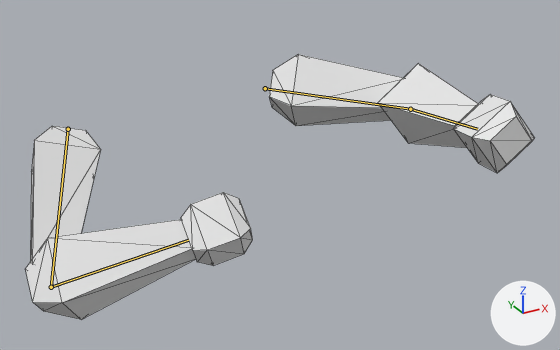
One commit to the glTF model TopDownGameARMS_MODEL_finished._updated3.glb: the scene before it, then after it.
Rendered twice from a 50 mm camera at (-10.37, -27.41, 8.05) aimed at (1.29, -6.21, -2.55). The axes (+X, +Y, +Z) are drawn at lower right. The lights are the same throughout. The older version comes first. Both versions are drawn at frame 7 of the action 'Power_attack_release_L'; the numbers are the values there. The bones that change, and the others that lie on the model, are drawn over the model as lines. Mesh edges are drawn as thin lines.
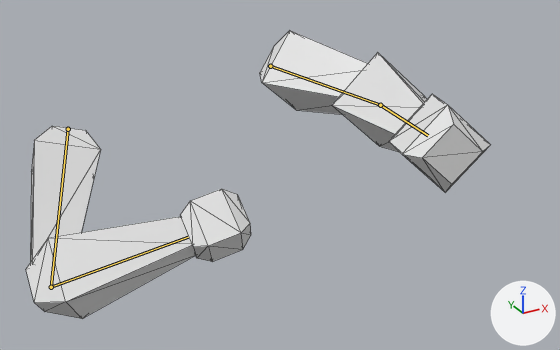
The edits, one by one:
Bone 'lowerarn.l' (bone_lowerarn_l) turns from (25, 3, 108) to (23, 3, 110) degrees about its own x, y and z.
Bone 'upperarm.r' (bone_upperarm_r) moves from (-0.09, -0.23, -0.21) to (-0.22, -1.68, 0.9).
Bone 'upperarm.r' (bone_upperarm_r) turns from (126, -33, -76) to (98, -4, -62) degrees about its own x, y and z.
Bone 'lowerarn.r' (bone_lowerarn_r) turns from (-42, 47, -95) to (-58, 69, -88) degrees about its own x, y and z.

Pixel boxes [x1, y1, x2, y2] of what changed, in the pictures (560 x 350 px):
'Cube.001', posed (9% narrower, 9% taller)
    before: [26, 54, 534, 319]
    after: [26, 31, 490, 319]
bone 'lowerarn.l', root to tip
    before: (51, 287) to (188, 240)
    after: (51, 287) to (188, 237)
bone 'upperarm.r', root to tip
    before: (265, 88) to (410, 109)
    after: (270, 66) to (380, 105)
bone 'lowerarn.r', root to tip
    before: (410, 109) to (477, 129)
    after: (380, 105) to (428, 135)
